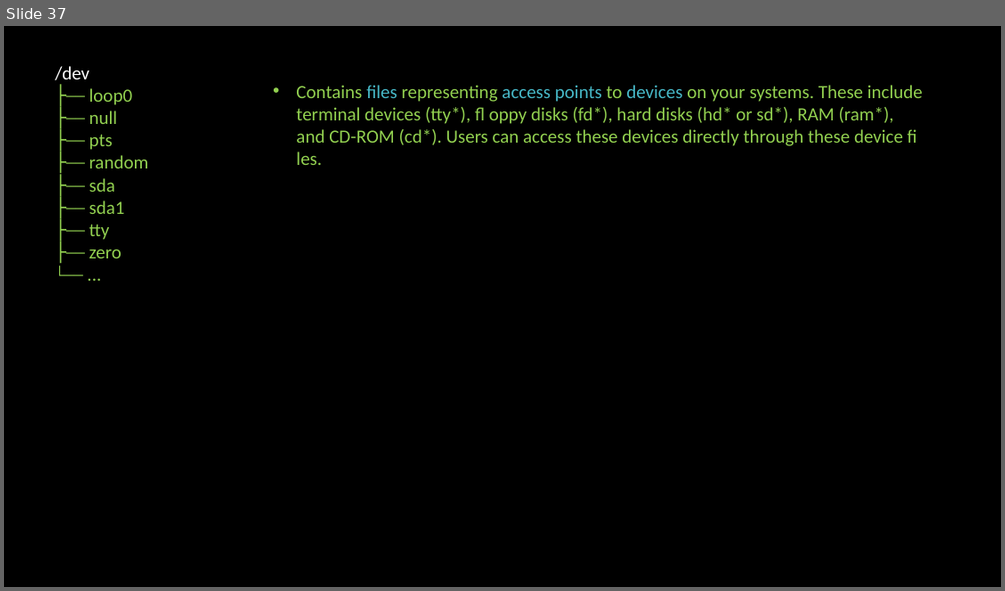
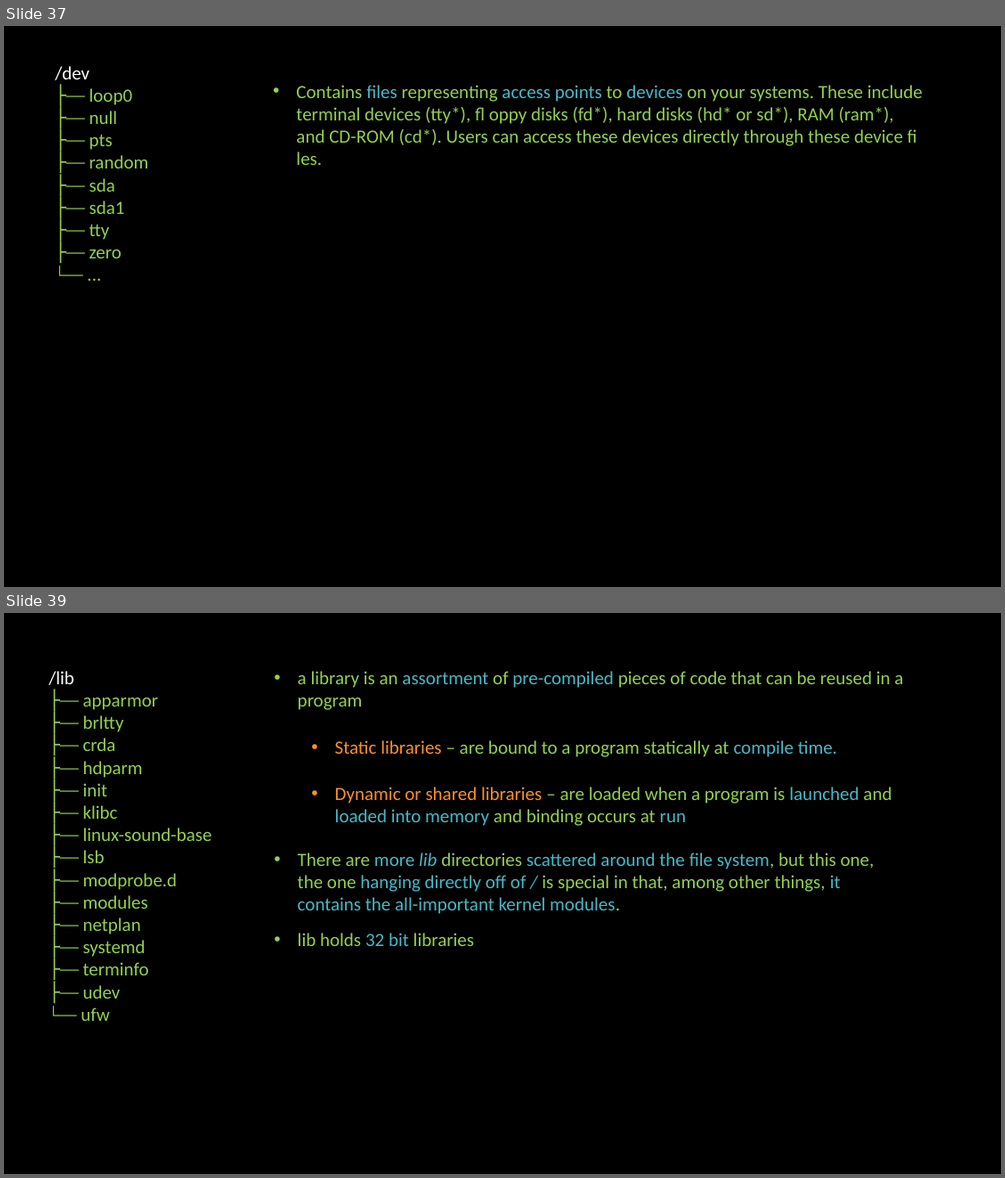
Before and after one commit to linuxfestival/introduction-to-linux-resources, a slide deck: PowerPoint/amirkabir_linux_festival.pptx. Shown one above the other, each under a label of ours: slide 37 before the commit, slides 37 and 39 after it; the slides between them are not shown. The pictures are 1005x591 and 1005x1178 pixels, drawn with LibreOffice and Linux fonts; fonts in the diff are those of the drawing. Boxes give left, top, right and bottom in pixels: in the first picture for what was removed or moved away, otherwise in the second. Text is boxed around its words. In the diff, an @@ line names an element or a change of style, - is before the commit and + after.

```diff
--- a/PowerPoint/amirkabir_linux_festival.pptx
+++ b/PowerPoint/amirkabir_linux_festival.pptx
@@ slide 39 added at [4, 613, 1001, 1174], background #000000 @@
@@ text added at [48, 671, 212, 1021], 18 pt, text #92D050 @@
+/lib
+├── apparmor
+├── brltty
+├── crda
+├── hdparm
+├── init
+├── klibc
+├── linux-sound-base
+├── lsb
+├── modprobe.d
+├── modules
+├── netplan
+├── systemd
+├── terminfo
+├── udev
+└── ufw
@@ text added at [298, 671, 903, 710], 18 pt, text #92D050 @@
+• a library is an assortment of pre-compiled pieces of code that can be reused in a program
@@ text added at [335, 740, 837, 757], 18 pt, text #92D050 @@
+  • Static libraries – are bound to a program statically at compile time.
@@ text added at [335, 787, 891, 826], 18 pt, text #92D050 @@
+  • Dynamic or shared libraries – are loaded when a program is launched and loaded into memory and binding occurs at run
@@ text added at [298, 852, 874, 914], 18 pt, text #47B8C7 @@
+• There are more lib directories scattered around the file system, but this one, the one hanging directly off of / is special in that, among other things, it contains the all-important kernel modules.
@@ text added at [298, 933, 474, 946], 18 pt, text #92D050 @@
+• lib holds 32 bit libraries
```
Also in this commit, not shown: 1 slide changed, 3 other slides added.
